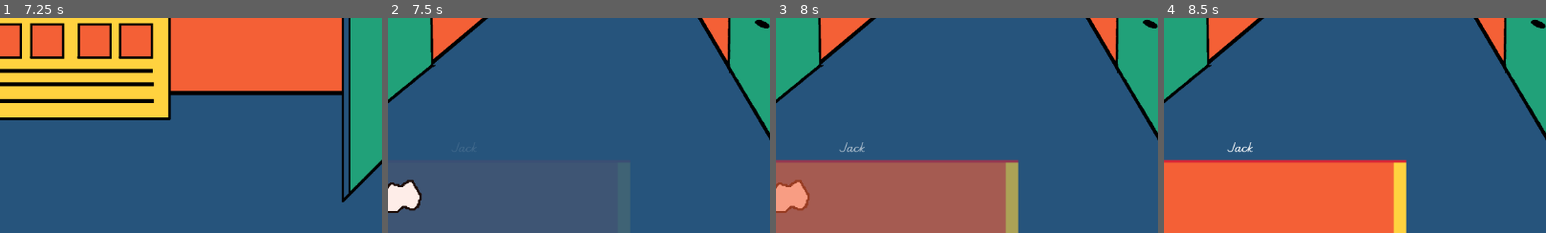
Above: before the commit, frames 1-4 (left to right).
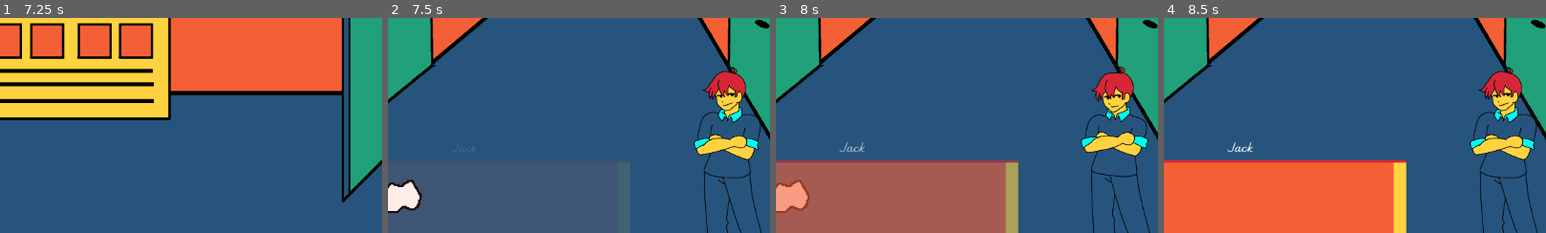
Above: after the commit, the same moments.

Repository: jame581/BrainAndGut
Game: Godot game, scene res://maps/main_level.tscn
Same seed, same stepped clock (60 frames per second), same inputs: the game is played once before the commit and once after it. This scene is started directly instead of the project's main scene. Sound files missing from this copy of the repository are replaced by a short silence.
Inputs (mouse positions are % of the whole screen's width and height, from its top left):
- Up to frame 1 (7.25 s): move the mouse to (69, 52) at 0.52 s; press the mouse at (69, 52) at 0.53 s; move the mouse to (86, 52) at 1.27 s; release the mouse at (86, 52) at 1.28 s; tap Tab (next_level) every 1.5 s from 1.35 to 5.85 s; click (86, 52) at 1.42 s; move the mouse to (14, 52) at 2.02 s; press the mouse at (14, 52) at 2.03 s; tap Enter at 2.75, 4.25, 5.75 s; move the mouse to (45, 70) at 2.77 s; release the mouse at (45, 70) at 2.78 s; click (45, 70) at 2.92 s; tap Space (skip_dialog_text) at 3.5, 5, 6.5 s; move the mouse to (41, 47) at 3.52 s; press the mouse at (41, 47) at 3.53 s; move the mouse to (88, 47) at 4.27 s; release the mouse at (88, 47) at 4.28 s; click (88, 47) at 4.42 s; move the mouse to (78, 46) at 5.02 s; press the mouse at (78, 46) at 5.03 s; move the mouse to (83, 46) at 5.77 s; release the mouse at (83, 46) at 5.78 s; click (83, 46) at 5.92 s; move the mouse to (41, 55) at 6.52 s; press the mouse at (41, 55) at 6.53 s
- Up to frame 2 (7.5 s): move the mouse to (46, 55) at 7.27 s; release the mouse at (46, 55) at 7.28 s; tap Tab (next_level) at 7.35 s; click (46, 55) at 7.42 s
- Up to frame 3 (8 s): no input
- Up to frame 4 (8.5 s): move the mouse to (33, 86) at 8.02 s; press the mouse at (33, 86) at 8.03 s
The pictures show only the part of the screen within x 40-90%, y 50-100%; the shares and areas given below are measured in that part.

Frame 1 is identical in both runs. In frame 2, 3.7% of the frame differs, in the area x 80-98%, y 22-100%; in frame 3, 3.7%; in frame 4, 3.7%.

Commit message:
Corridot room gut version setup

Diff:
--- a/project/maps/main_level.tscn
+++ b/project/maps/main_level.tscn
@@ -42,8 +42,9 @@
 [node name="Room-Engine" parent="Rooms" instance=ExtResource("6_1gwkk")]
 position = Vector2(3770, -653)
 
-[node name="Room-Corridor-Gut" parent="Rooms" instance=ExtResource("7_by7cb")]
+[node name="Room-Corridor-Gut" parent="Rooms" node_paths=PackedStringArray("player_gut") instance=ExtResource("7_by7cb")]
 position = Vector2(0, 2356)
+player_gut = NodePath("../../Gut")
 
 [node name="Room-Brain-Begin" parent="Rooms" node_paths=PackedStringArray("player_brain") instance=ExtResource("8_tyedl")]
 position = Vector2(-2959, 2032)
--- a/project/maps/rooms/room_corridor_gut.tscn
+++ b/project/maps/rooms/room_corridor_gut.tscn
@@ -20,8 +20,9 @@
 polygons = Array[PackedInt32Array]([PackedInt32Array(0, 1, 2, 3)])
 outlines = Array[PackedVector2Array]([PackedVector2Array(1352, 802, -894, 813, 221, -101, 818, -89)])
 
-[node name="Room-Corridor-Gut" type="Node2D" node_paths=PackedStringArray("dialog")]
+[node name="Room-Corridor-Gut" type="Node2D" node_paths=PackedStringArray("player_gut_start_position", "dialog")]
 script = ExtResource("1_8c2wp")
+player_gut_start_position = NodePath("SpawnPosition")
 play_dialogs_on_start = true
 data_dialogs = Array[Dictionary]([{
 "audio": "res://assets/sounds/voices/jack/Jack Lines 1.wav",
@@ -106,3 +107,6 @@
 locked = true
 next_room = 0
 force_switch_sublevel = true
+
+[node name="SpawnPosition" type="Node2D" parent="."]
+position = Vector2(1032, 596)
